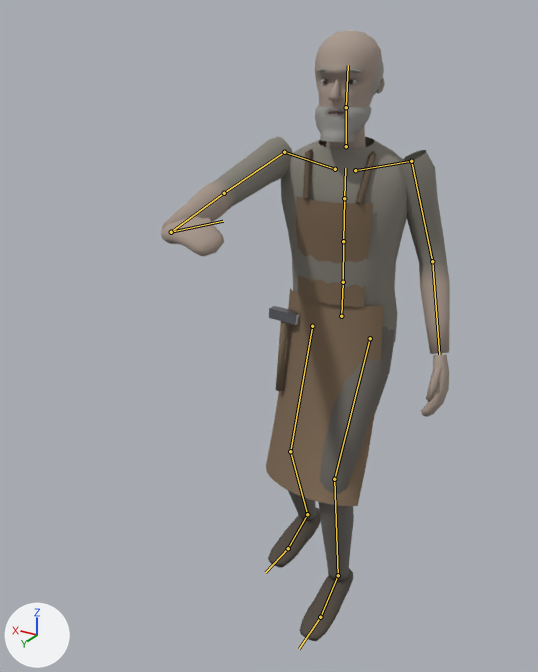
One commit to the glTF model assets/models/characters/clubs.glb: the scene before it, then after it.
One viewpoint serves both versions: a 50 mm camera at (-0.841, 1.761, 1.642) aimed at (0.06, 0.26, 0.891). The lights are fixed; the arrows at lower left show +X, +Y and +Z. The picture after the commit comes second. Both versions are drawn at frame 9 of the action 'push'; the numbers are the values there. The bones that change, and the others that lie on the model, are drawn over the model as lines.

The first picture shows 'Clubs'.
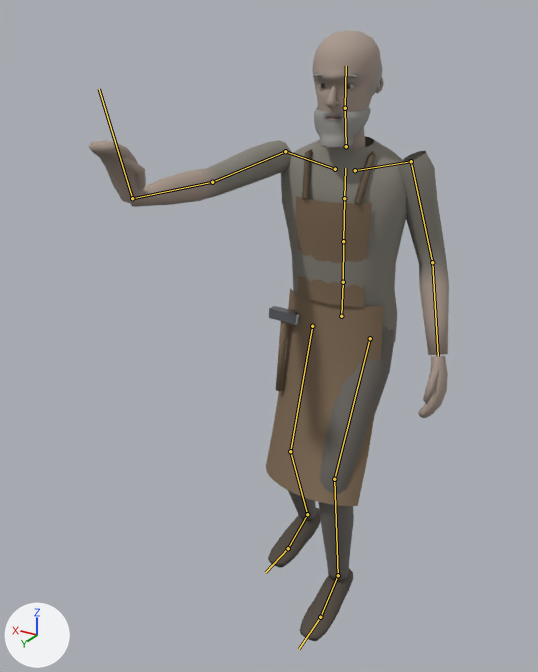
Pixel boxes [x1, y1, x2, y2] of what changed, in the pictures (538 x 672 px):
'Clubs', posed (24% wider)
    before: [161, 30, 450, 641]
    after: [89, 30, 449, 641]
bone 'Neck', root to tip
    before: (346, 146) to (346, 107)
    after: (346, 146) to (345, 108)
bone 'Head', root to tip
    before: (346, 107) to (348, 65)
    after: (345, 108) to (346, 66)
bone 'RightUpperArm', root to tip
    before: (284, 152) to (224, 193)
    after: (285, 151) to (212, 182)
bone 'RightLowerArm', root to tip
    before: (224, 193) to (171, 232)
    after: (212, 182) to (132, 198)
bone 'RightHand', root to tip
    before: (171, 232) to (223, 221)
    after: (132, 198) to (99, 89)

What the commit changed:
Bone 'Neck' (bone_neck) turns from (-4, 0, 0) to (-2, 0, 0) degrees about its own x, y and z.
Bone 'Head' (bone_head) turns from (-6, 0, 0) to (-2, 0, 0) degrees about its own x, y and z.
Bone 'RightUpperArm' (bone_rightupperarm) turns from (78, 1, -20) to (89, 16, 40) degrees about its own x, y and z.
Bone 'RightLowerArm' (bone_rightlowerarm) turns from (3, 0, 0) to (2, 0, 0) degrees about its own x, y and z.
Bone 'RightHand' (bone_righthand) turns from (61, 0, 0) to (84, -19, -71) degrees about its own x, y and z.
